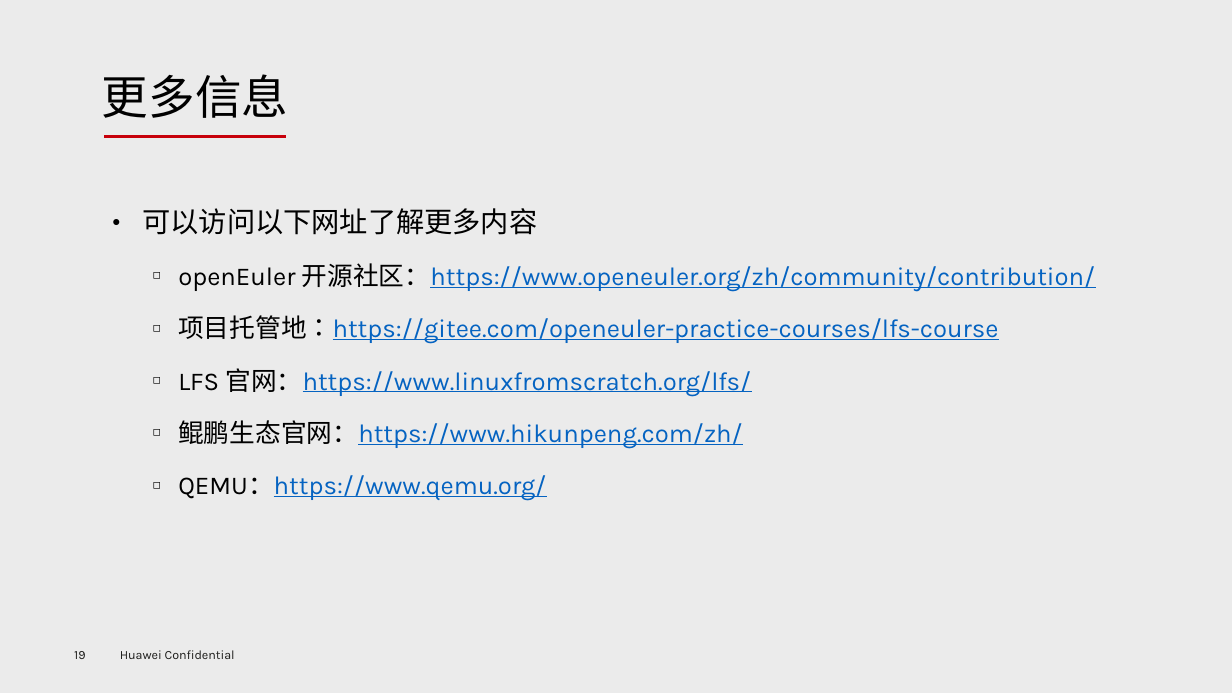
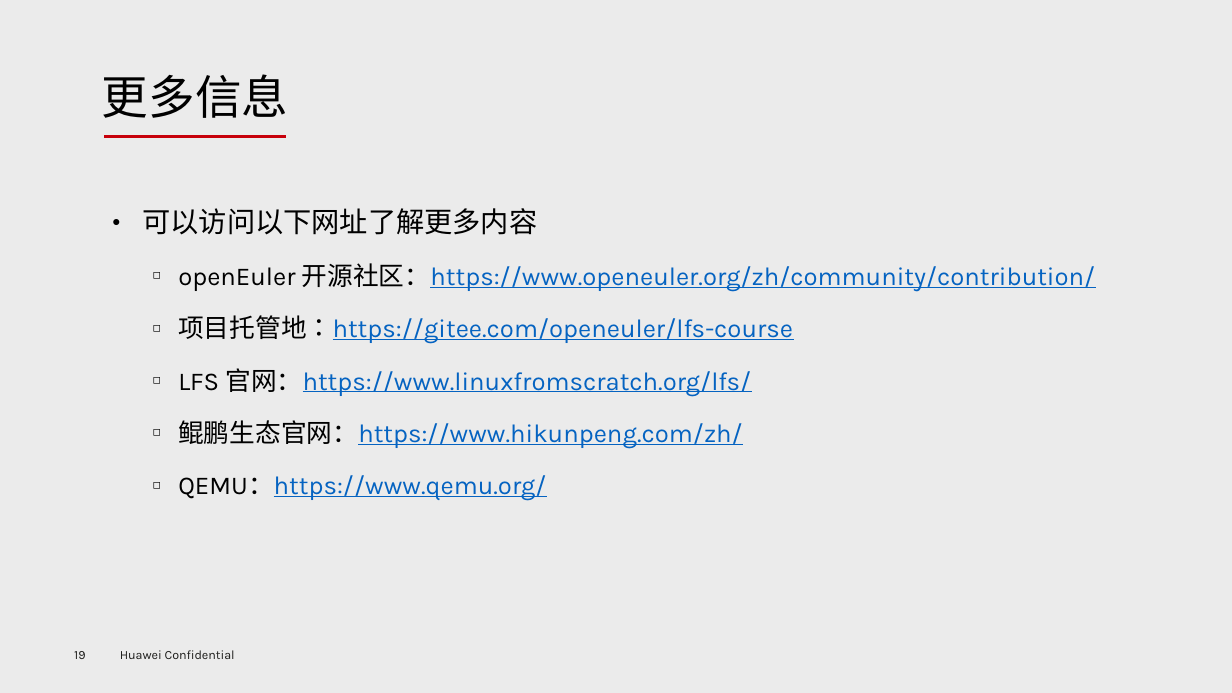
Before and after one commit to openeuler-mirror/lfs-course, a slide deck: slide 20 of lfs-7.7-systemd/documents/openEuler开源创新实践课介绍_v1.3.pptx. Drawn at 1232x693 pixels with LibreOffice and Linux fonts; fonts in the diff are those of the drawing; background and template pictures are left out. Boxes give left, top, right and bottom in pixels: in the first picture for what was removed or moved away, otherwise in the second. Text is boxed around its words. In the diff, an @@ line names an element or a change of style, - is before the commit and + after.

Commit message:
Update lfs-course official repository address,etc.
1. Update the lfs-course official repository address from "gitee.com/openeuler-practice-courses/lfs-course" to "gitee.com/openeuler/lfs-course" in all of the documents and shell scripts.
2. Correct some errors in the scripts.
3. Optimize the articulation of scripts to scripts.

```diff
--- a/lfs-7.7-systemd/documents/openEuler开源创新实践课介绍_v1.3.pptx
+++ b/lfs-7.7-systemd/documents/openEuler开源创新实践课介绍_v1.3.pptx
@@ text at [178, 315, 793, 344]: text changed @@
-  ◻ 项目托管地：https://gitee.com/openeuler-practice-courses/lfs-course
+  ◻ 项目托管地：https://gitee.com/openeuler/lfs-course
```
Also in this commit, not shown: 12 other files.
